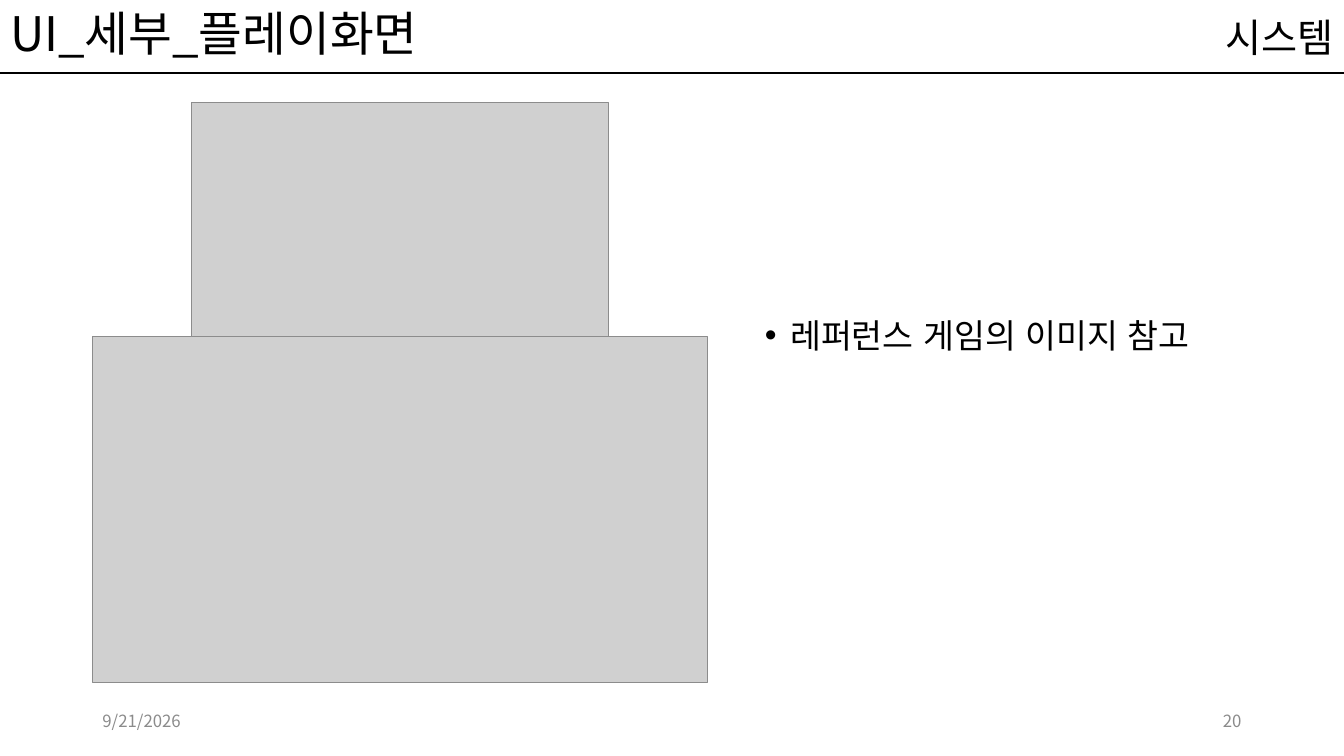
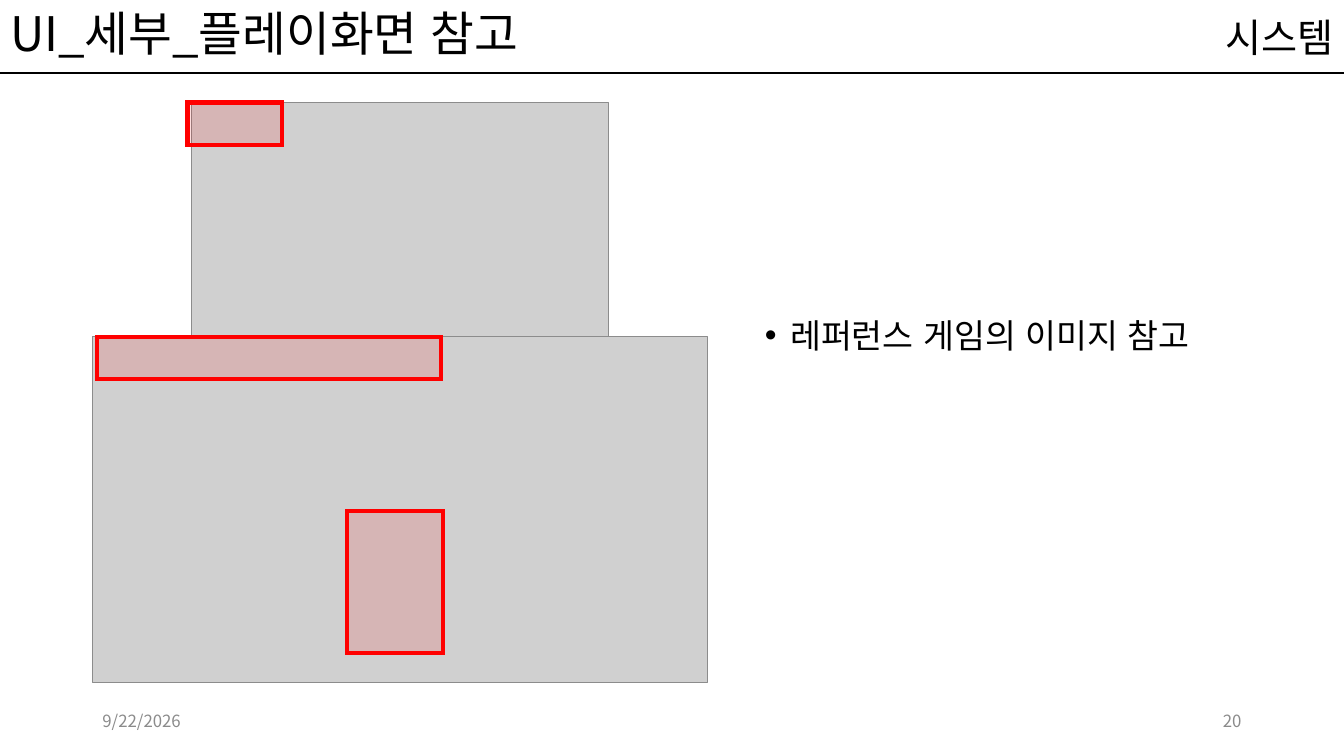
Before and after one commit to kwakyerin/2026_Graduation_Project, a slide deck: slide 20 of documents/HyunahKwon/design/designing/배트와 달트_기획서.pptx. Drawn at 1344x756 pixels with LibreOffice and Linux fonts; fonts in the diff are those of the drawing; grey boxes stand for pictures. Boxes give left, top, right and bottom in pixels: in the first picture for what was removed or moved away, otherwise in the second. Text is boxed around its words. In the diff, an @@ line names an element or a change of style, - is before the commit and + after.

Commit message:
플레이화면 UI 참고이미지추가 및 기획

```diff
--- a/documents/HyunahKwon/design/designing/배트와 달트_기획서.pptx
+++ b/documents/HyunahKwon/design/designing/배트와 달트_기획서.pptx
@@ title at box(10, 11, 519, 58): text changed @@
-UI_세부_플레이화면
+UI_세부_플레이화면 참고
@@ rectangle added at box(188, 103, 282, 145), fill #FF0000 at 13% opacity, outline #FF0000 3 pt @@
@@ rectangle added at box(97, 337, 441, 379), fill #FF0000 at 13% opacity, outline #FF0000 3 pt @@
@@ rectangle added at box(347, 511, 443, 653), fill #FF0000 at 13% opacity, outline #FF0000 3 pt @@
@@ text at box(102, 714, 180, 730): text changed @@
-9/21/2026
+9/22/2026
```
Also in this commit, not shown: 16 other slides changed, 3 slides added, 1 other file.
